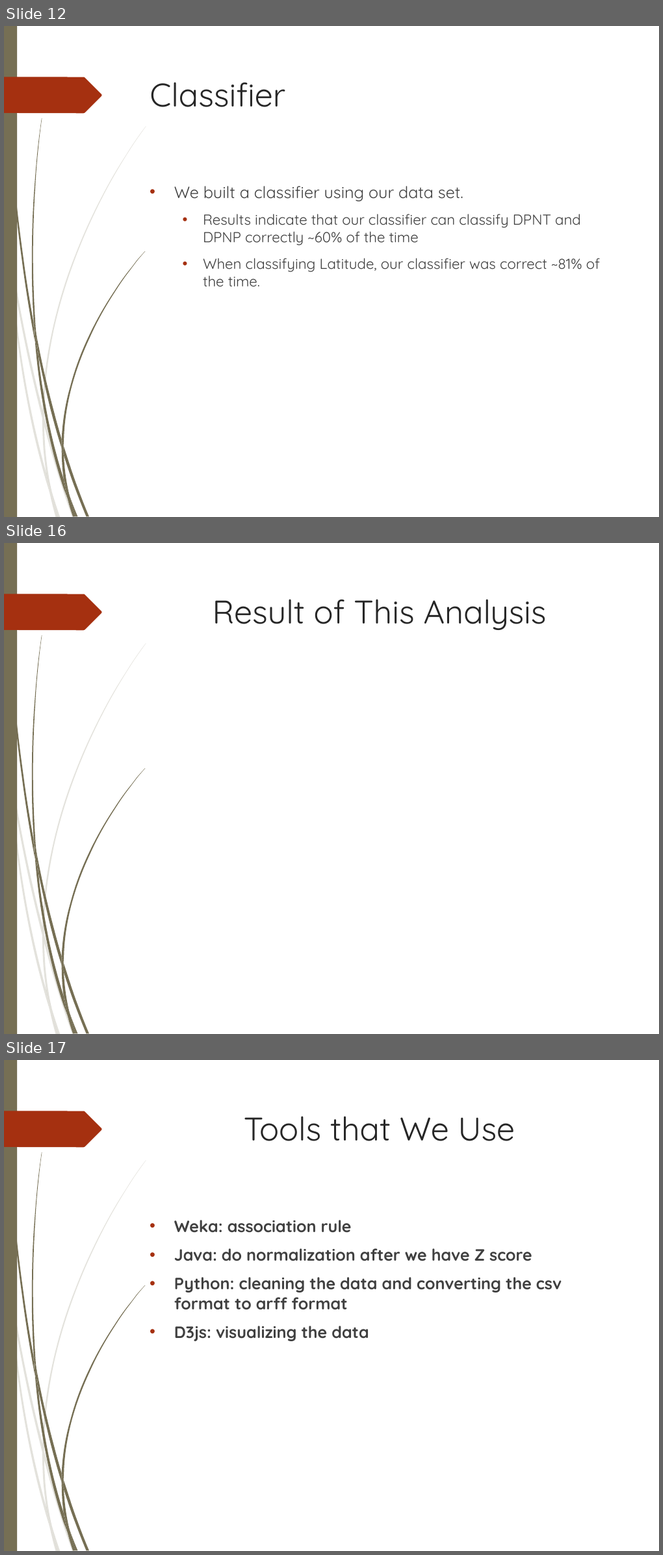
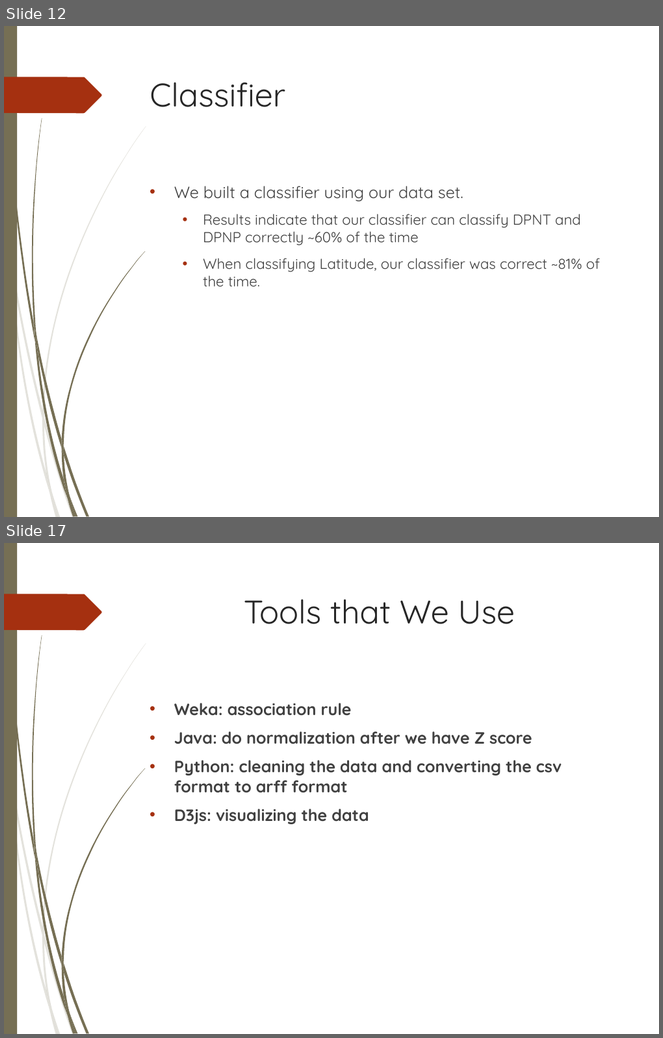
Before and after one commit to Iron-Ham/CPS585, a slide deck: cps585-weather analysis.ppt. Shown one above the other, each under a label of ours: slides 12, 16 and 17 before the commit, slides 12 and 17 after it; the slides between them are not shown. The pictures are 663x1555 and 663x1038 pixels, drawn with LibreOffice and Linux fonts; fonts in the diff are those of the drawing; background and template pictures are left out. Boxes give left, top, right and bottom in pixels: in the first picture for what was removed or moved away, otherwise in the second. Text is boxed around its words. In the diff, an @@ line names an element or a change of style, - is before the commit and + after.

```diff
--- a/cps585-weather analysis.ppt
+++ b/cps585-weather analysis.ppt
@@ slide 16 removed at bbox=[4, 543, 659, 1034], background picture (left out); not listed: 24 template elements that a slide beside it also shows @@
@@ title removed at bbox=[213, 599, 547, 630] @@
-Result of This Analysis
```
Also in this commit, not shown: 1 slide added.
